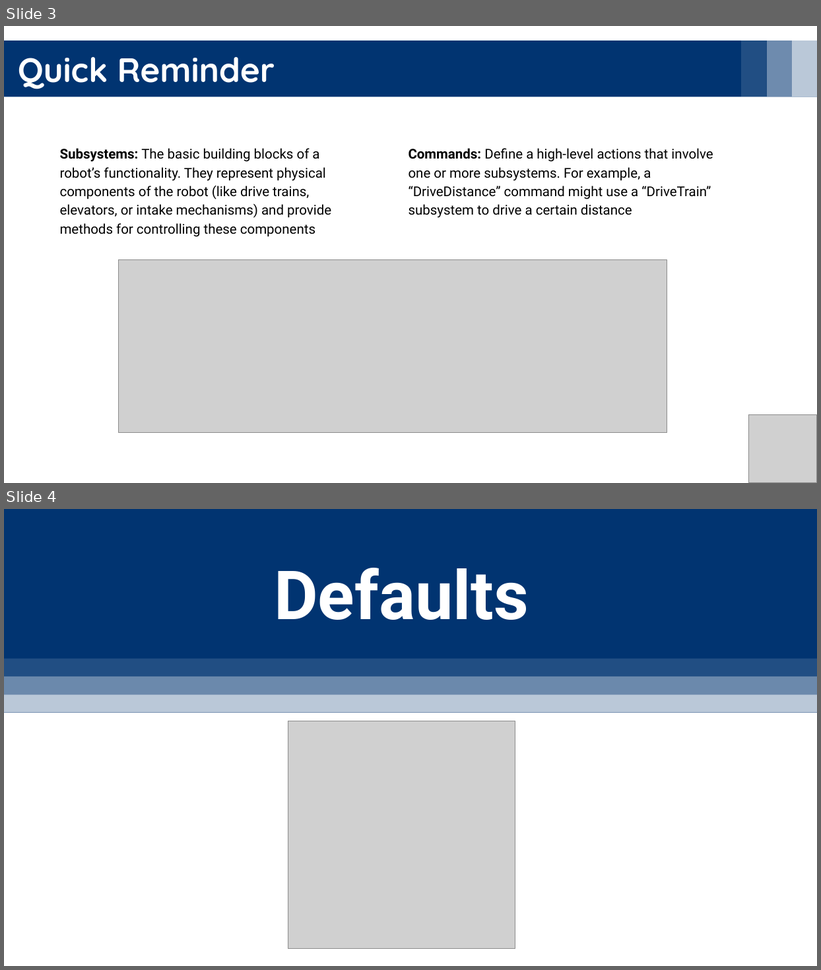
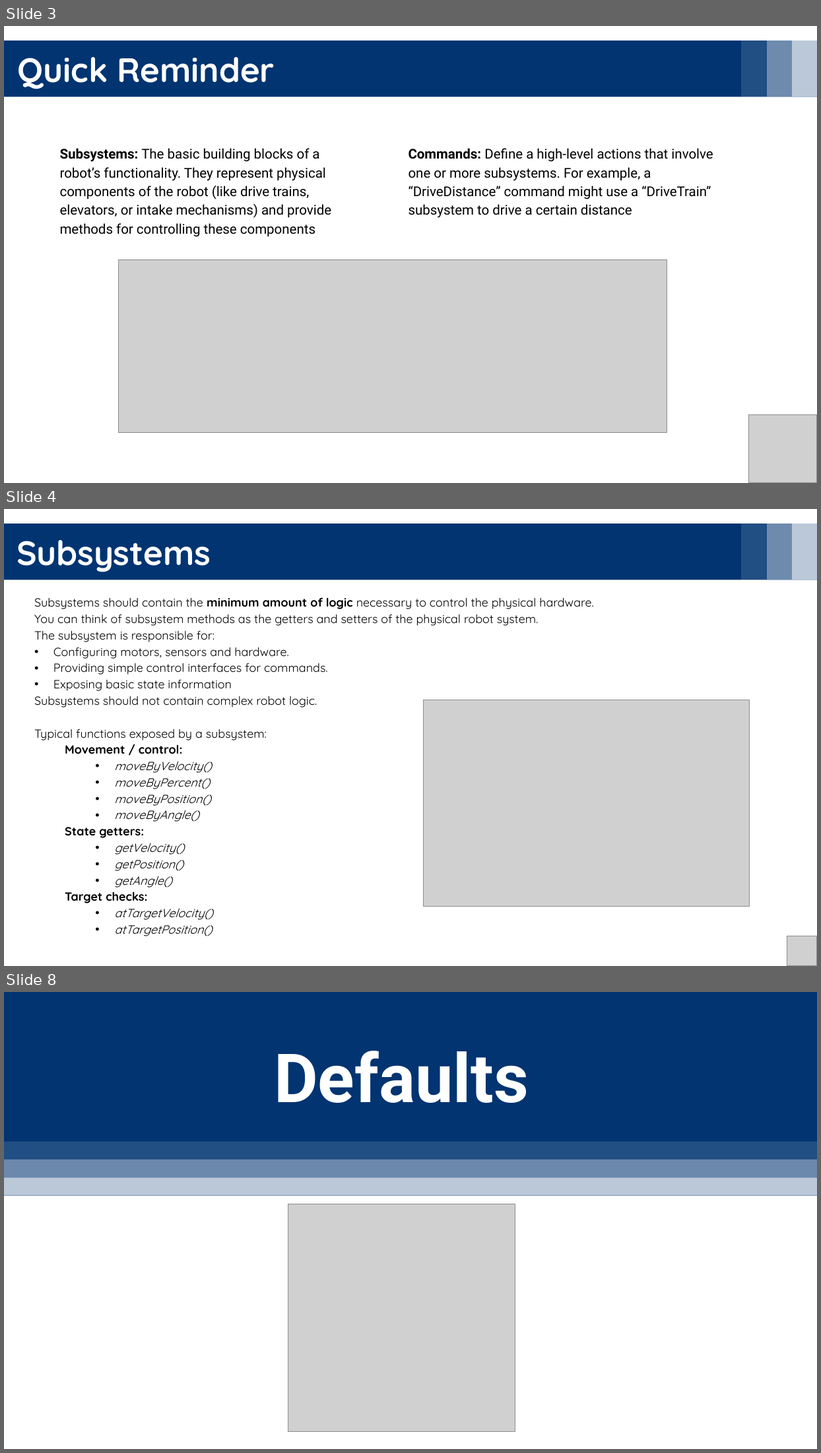
Before and after one commit to YoavRozov/FRC-Programming-Intro, a slide deck: Chapter 2 - Subsystems&Commands/CodeStructure.pptx. Shown one above the other, each under a label of ours: slides 3 and 4 before the commit, slides 3, 4 and 8 after it; the slides between them are not shown. The pictures are 821x970 and 821x1453 pixels, drawn with LibreOffice and Linux fonts; fonts in the diff are those of the drawing; grey boxes stand for pictures. Boxes give left, top, right and bottom in pixels: in the first picture for what was removed or moved away, otherwise in the second. Text is boxed around its words. In the diff, an @@ line names an element or a change of style, - is before the commit and + after.

```diff
--- a/Chapter 2 - Subsystems&Commands/CodeStructure.pptx
+++ b/Chapter 2 - Subsystems&Commands/CodeStructure.pptx
@@ slide 4 added at (4, 509, 817, 966), background #FFFFFF @@
@@ group added at (4, 524, 817, 580): 4 rectangles @@
@@ text added at (17, 540, 211, 572), 40 pt, text #FFFFFF, bold @@
+Subsystems
@@ text added at (34, 597, 594, 937), 14 pt, text #000000 @@
+Subsystems should contain the minimum amount of logic necessary to control the physical hardware.
+You can think of subsystem methods as the getters and setters of the physical robot system.
+The subsystem is responsible for:
+• Configuring motors, sensors and hardware.
+• Providing simple control interfaces for commands.
+• Exposing basic state information
+Subsystems should not contain complex robot logic.
+Typical functions exposed by a subsystem:
+  Movement / control:
+    • moveByVelocity()
+    • moveByPercent()
+    • moveByPosition()
+    • moveByAngle()
+  State getters:
+    • getVelocity()
+    • getPosition()
+    • getAngle()
+  Target checks:
+    • atTargetVelocity()
+    • atTargetPosition()
@@ picture added at (424, 700, 749, 906) @@
@@ picture added at (788, 937, 817, 966) @@
@@ what was slide 4 is now slide 8 @@
```
Also in this commit, not shown: 3 other slides added.
